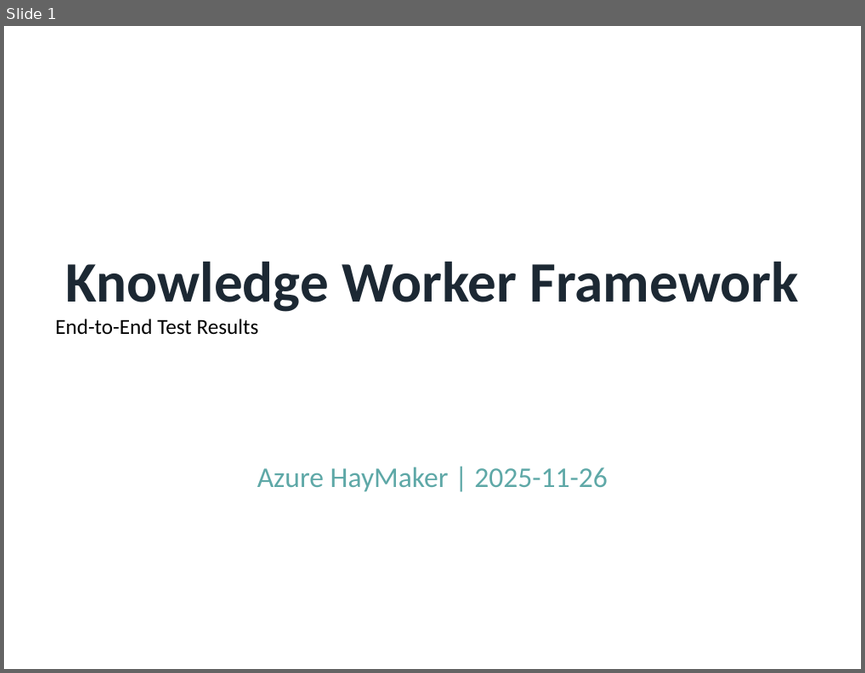
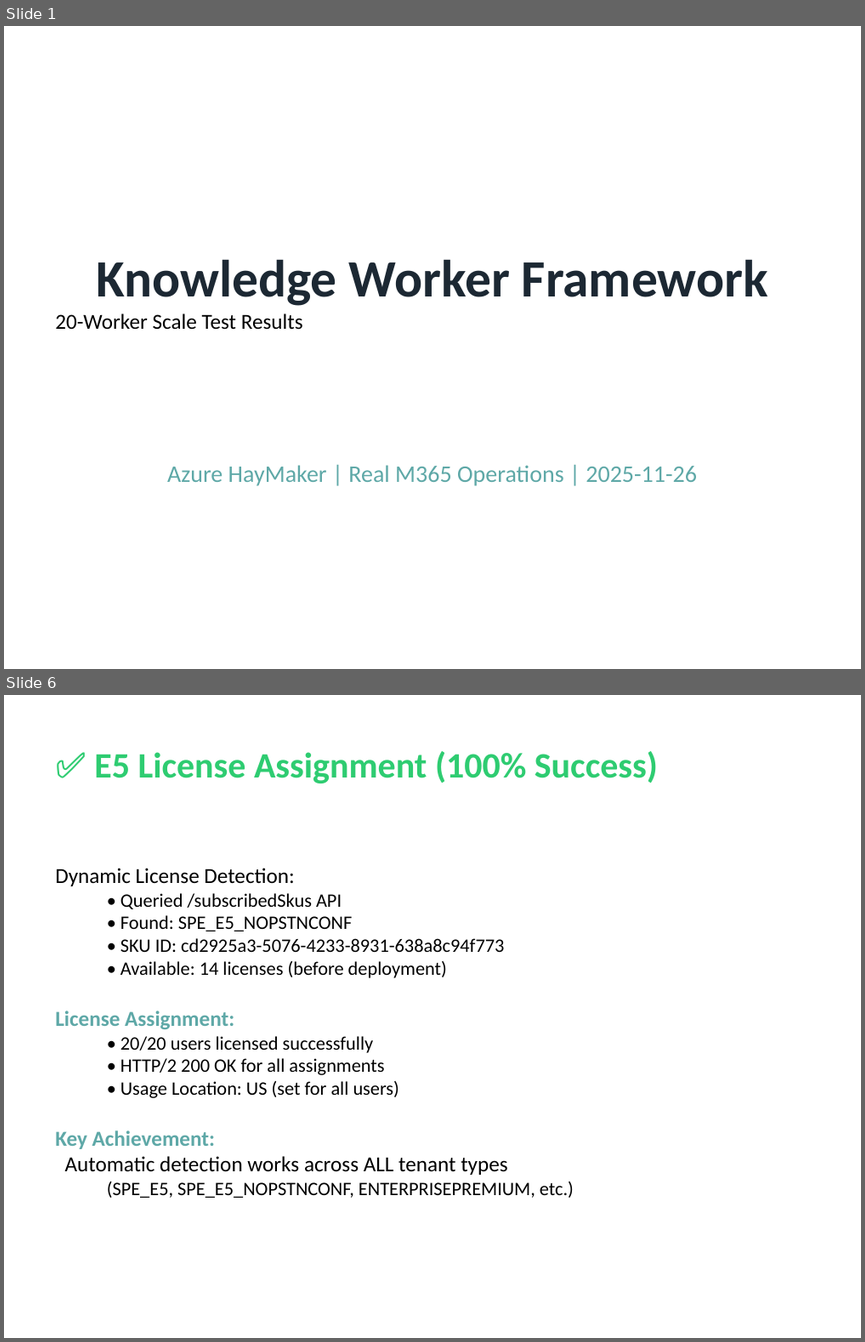
Before and after one commit to rysweet/AzureHayMaker, a slide deck: KnowledgeWorker-E2E-Evidence.pptx. Shown one above the other, each under a label of ours: slide 1 before the commit, slides 1 and 6 after it; the slides between them are not shown. The pictures are 865x673 and 865x1342 pixels, drawn with LibreOffice and Linux fonts; fonts in the diff are those of the drawing. Boxes give left, top, right and bottom in pixels: in the first picture for what was removed or moved away, otherwise in the second. Text is boxed around its words. In the diff, an @@ line names an element or a change of style, - is before the commit and + after.

```diff
--- a/KnowledgeWorker-E2E-Evidence.pptx
+++ b/KnowledgeWorker-E2E-Evidence.pptx
@@ slide 6 added at [4,695,861,1338], background #FFFFFF @@
@@ text added at [94,751,658,783], 30 pt, text #2ECC71, bold @@
+✅ E5 License Assignment (100% Success)
@@ text added at [55,868,574,1197], 16 pt, text #000000 @@
+Dynamic License Detection:
+  • Queried /subscribedSkus API
+  • Found: SPE_E5_NOPSTNCONF
+  • SKU ID: cd2925a3-5076-4233-8931-638a8c94f773
+  • Available: 14 licenses (before deployment)
+License Assignment:
+  • 20/20 users licensed successfully
+  • HTTP/2 200 OK for all assignments
+  • Usage Location: US (set for all users)
+Key Achievement:
+Automatic detection works across ALL tenant types
+  (SPE_E5, SPE_E5_NOPSTNCONF, ENTERPRISEPREMIUM, etc.)
@@ slide 1 changed as well @@
@@ text at [96,259,768,306]: size 48 to 44 pt in "Knowledge Worker Framework" @@
@@ text at [55,313,303,329]: text changed @@
-End-to-End Test Results
+20-Worker Scale Test Results
@@ text at [167,465,697,486]: text changed; size 24 to 20 pt @@
-Azure HayMaker | 2025-11-26
+Azure HayMaker | Real M365 Operations | 2025-11-26
```
Also in this commit, not shown: 1 other slide changed, 5 other slides added, 6 slides removed, 1 other file.
